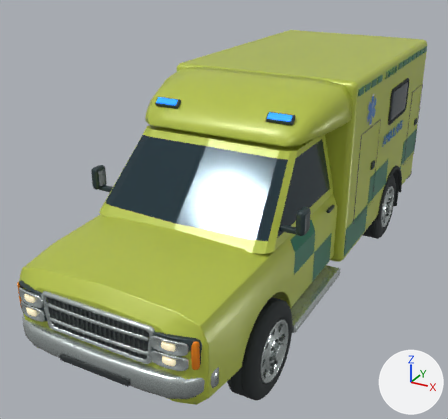
One commit to the glTF model vehicles/ambulance.glb: the scene before it, then after it.
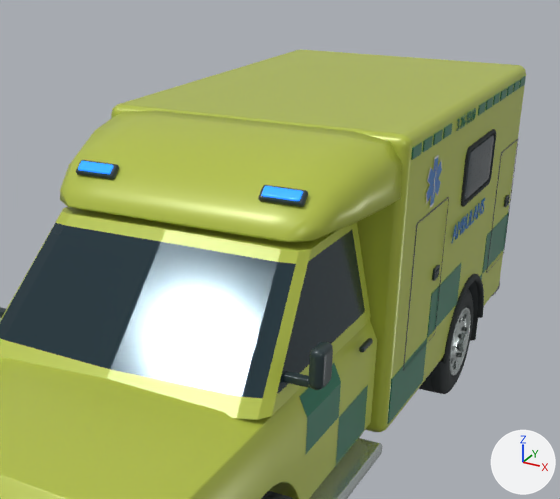
Each version is shown whole from a 50 mm lens placed at (2.95, -6.41, 3.96), pointed at (-0.35, -0.42, 0.96), then close up on the part from 24% to 100% of the width and 0% to 72% of the height. Lighting does not change. The marker at lower right points along +X, +Y and +Z. The first two pictures are the older version. Where no turn or scale is listed for an object, it has been applied to the vertices.

The scene before the commit, as lines of its bpy script (objects in view):
```python
me_huv_och_dörrplåt_precision_surface = bpy.data.meshes.new('Huv och dörrplåt precision surface')
me_huv_och_dörrplåt_precision_surface.from_pydata(...)  # 638 vertices, 1272 faces; spans x -1.02..1.02, y -3.18..-0.28, z 0.5..1.47
me_huv_och_dörrplåt_precision_surface.materials.append(mat_ambulans_citrongul)  # yellow #b6c44a
me_kub_043 = bpy.data.meshes.new('Kub.043')
me_kub_043.from_pydata(...)  # 96 vertices, 188 faces; spans x -0.045..0.045, y -0.085..0.085, z -0.12..0.12
me_kub_043.materials.append(mat_lettering_black)  # dark cyan #2c3c3f
me_vårdmodulens_skärmkant_001 = bpy.data.meshes.new('Vårdmodulens skärmkant.001')
me_vårdmodulens_skärmkant_001.from_pydata(...)  # 392 vertices, 780 faces; spans x 1.025..1.133, y 1.179..2.361, z 0.504..1.062
me_vårdmodulens_skärmkant_001.materials.append(mat_tire_rubber)  # dark grey #2c3234
ob_backspegel_001 = bpy.data.objects.new('Backspegel.001', me_kub_043)
ob_backspegel_001.location = (1.15, -1.68, 1.65)
ob_huv_och_dörrplåt = bpy.data.objects.new('Huv och dörrplåt', me_huv_och_dörrplåt_precision_surface)
ob_huv_och_dörrplåt.location = (0.0, 0.0, 0.0)
ob_vårdmodulens_skärmkant_001 = bpy.data.objects.new('Vårdmodulens skärmkant.001', me_vårdmodulens_skärmkant_001)
ob_vårdmodulens_skärmkant_001.location = (0.0, 0.0, 0.0)
# also in view: 'Förarhytt' at (0.0, -1.18, 1.78); 'Dörrreflex.002' at (1.01, -0.7, 0.8); 'Vårdmodul' at (0.0, 1.42, 1.56); 'Däck.003' at (0.94, 1.77, 0.47); 'Vårdmodulens taköverhäng' at (0.0, -0.74, 2.36)
```
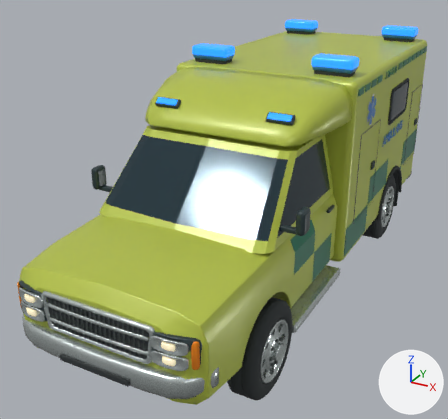
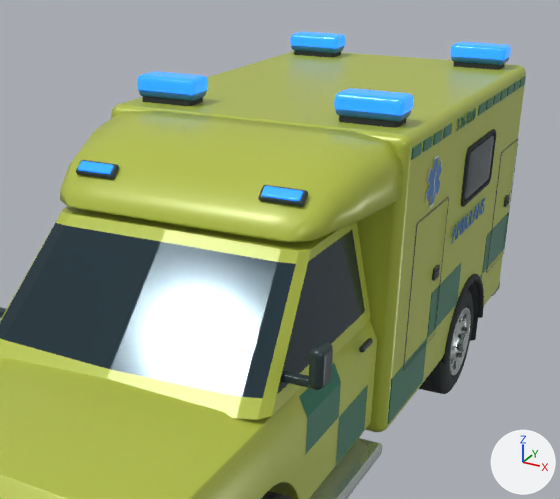
The change, as a diff of the scene's bpy script:
```diff
--- a/vehicles/ambulance.glb.py
+++ b/vehicles/ambulance.glb.py
@@ ob_flashred_roofbeacon_001 @@
+ob_flashred_roofbeacon_001 = bpy.data.objects.new('FlashRed_RoofBeacon.001', me_kub_012_1)  # 96 vertices, 188 faces; spans x -0.235..0.235, y -0.125..0.125, z -0.062..0.062; in mat_emergency_blue_lens (blue #2181f9, glowing blue #2284ff)
+ob_flashred_roofbeacon_001.location = (0.75, 2.77, 2.735)
@@ ob_flashred_roofbeacon @@
+ob_flashred_roofbeacon = bpy.data.objects.new('FlashRed_RoofBeacon', me_kub_006_1)  # 96 vertices, 188 faces; spans x -0.235..0.235, y -0.125..0.125, z -0.062..0.062; in mat_emergency_blue_lens (blue #2181f9, glowing blue #2284ff)
+ob_flashred_roofbeacon.location = (0.75, 0.06, 2.735)
@@ ob_flashblue_roofbeacon_001 @@
+ob_flashblue_roofbeacon_001 = bpy.data.objects.new('FlashBlue_RoofBeacon.001', me_kub_006_1.copy())
+ob_flashblue_roofbeacon_001.location = (-0.75, 2.77, 2.735)
@@ ob_flashblue_roofbeacon @@
+ob_flashblue_roofbeacon = bpy.data.objects.new('FlashBlue_RoofBeacon', me_kub_003_1)  # 96 vertices, 188 faces; spans x -0.235..0.235, y -0.125..0.125, z -0.062..0.062; in mat_emergency_blue_lens (blue #2181f9, glowing blue #2284ff)
+ob_flashblue_roofbeacon.location = (-0.75, 0.06, 2.735)
@@ ob_cobalt_polycarbonate_casing_003 @@
+ob_cobalt_polycarbonate_casing_003 = bpy.data.objects.new('Cobalt polycarbonate casing.003', me_kub_011_1)  # 96 vertices, 188 faces; spans x -0.23..0.23, y -0.12..0.12, z -0.072..0.072; in mat_police_reflective_blue (blue #2c79c4)
+ob_cobalt_polycarbonate_casing_003.location = (0.75, 2.77, 2.712)
@@ ob_cobalt_polycarbonate_casing_002 @@
+ob_cobalt_polycarbonate_casing_002 = bpy.data.objects.new('Cobalt polycarbonate casing.002', me_kub_008_1)  # 96 vertices, 188 faces; spans x -0.23..0.23, y -0.12..0.12, z -0.072..0.072; in mat_police_reflective_blue (blue #2c79c4)
+ob_cobalt_polycarbonate_casing_002.location = (-0.75, 2.77, 2.712)
@@ ob_cobalt_polycarbonate_casing_001 @@
+ob_cobalt_polycarbonate_casing_001 = bpy.data.objects.new('Cobalt polycarbonate casing.001', me_kub_008_1.copy())
+ob_cobalt_polycarbonate_casing_001.location = (0.75, 0.06, 2.712)
@@ ob_cobalt_polycarbonate_casing @@
+ob_cobalt_polycarbonate_casing = bpy.data.objects.new('Cobalt polycarbonate casing', me_kub_008_1.copy())
+ob_cobalt_polycarbonate_casing.location = (-0.75, 0.06, 2.712)
@@ ob_beacon_mounting_foot_003 @@
+ob_beacon_mounting_foot_003 = bpy.data.objects.new('Beacon mounting foot.003', me_kub_010_1)  # 96 vertices, 188 faces; spans x -0.2..0.2, y -0.105..0.105, z -0.038..0.038; in mat_tire_rubber (dark grey #2c3234)
+ob_beacon_mounting_foot_003.location = (0.75, 2.77, 2.624)
@@ ob_beacon_mounting_foot_002 @@
+ob_beacon_mounting_foot_002 = bpy.data.objects.new('Beacon mounting foot.002', me_kub_010_1.copy())
+ob_beacon_mounting_foot_002.location = (-0.75, 2.77, 2.624)
@@ ob_beacon_mounting_foot_001 @@
+ob_beacon_mounting_foot_001 = bpy.data.objects.new('Beacon mounting foot.001', me_kub_004_1)  # 96 vertices, 188 faces; spans x -0.2..0.2, y -0.105..0.105, z -0.038..0.038; in mat_tire_rubber (dark grey #2c3234)
+ob_beacon_mounting_foot_001.location = (0.75, 0.06, 2.624)
@@ ob_beacon_mounting_foot @@
+ob_beacon_mounting_foot = bpy.data.objects.new('Beacon mounting foot', me_kub_001_1)  # 96 vertices, 188 faces; spans x -0.2..0.2, y -0.105..0.105, z -0.038..0.038; in mat_tire_rubber (dark grey #2c3234)
+ob_beacon_mounting_foot.location = (-0.75, 0.06, 2.624)
```

Changed parts and their boxes [x1, y1, x2, y2] in the close-ups (560 x 499 px):
'FlashRed_RoofBeacon', added (blue)
    after: [334, 88, 414, 116]
'FlashBlue_RoofBeacon', added (blue)
    after: [137, 71, 208, 96]
'FlashRed_RoofBeacon.001', added (blue)
    after: [450, 42, 511, 61]
'FlashBlue_RoofBeacon.001', added (blue)
    after: [290, 32, 346, 49]
'Cobalt polycarbonate casing.001', added (blue)
    after: [335, 109, 411, 122]
'Beacon mounting foot.001', added
    after: [339, 116, 406, 128]
'Cobalt polycarbonate casing', added
    after: [139, 90, 207, 101]
'Beacon mounting foot', added
    after: [142, 96, 203, 106]
'Cobalt polycarbonate casing.003', added
    after: [451, 57, 509, 65]
'Beacon mounting foot.003', added
    after: [453, 62, 505, 70]
'Cobalt polycarbonate casing.002', added
    after: [291, 46, 344, 53]
'Beacon mounting foot.002', added
    after: [294, 50, 341, 57]
